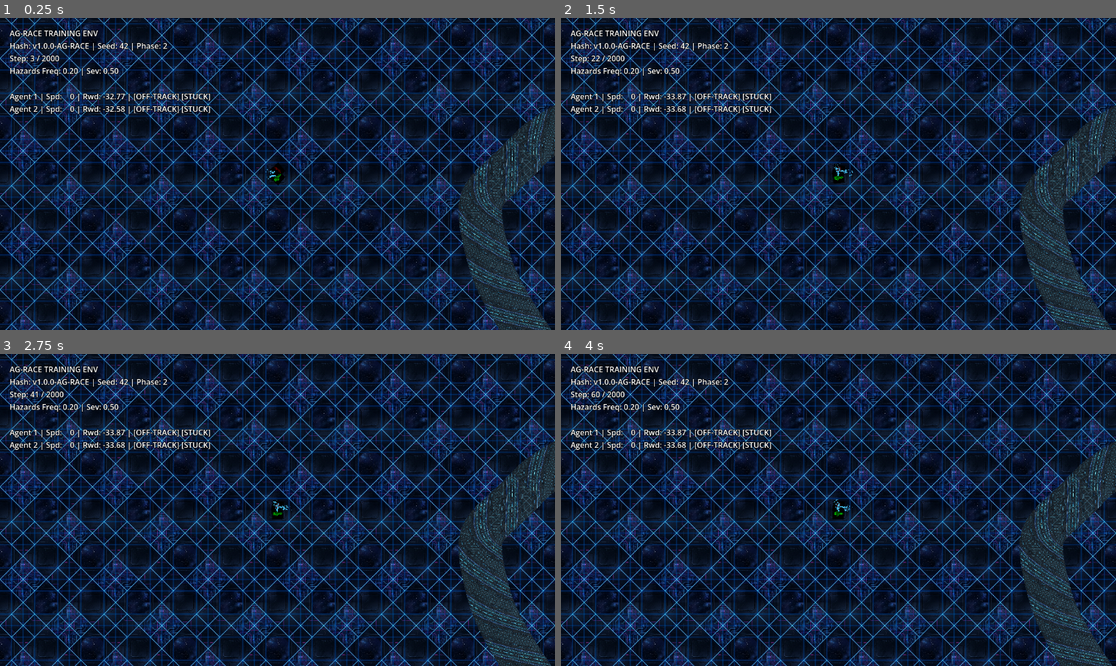
Above: before the commit, frames 1-4 (two rows, left to right).
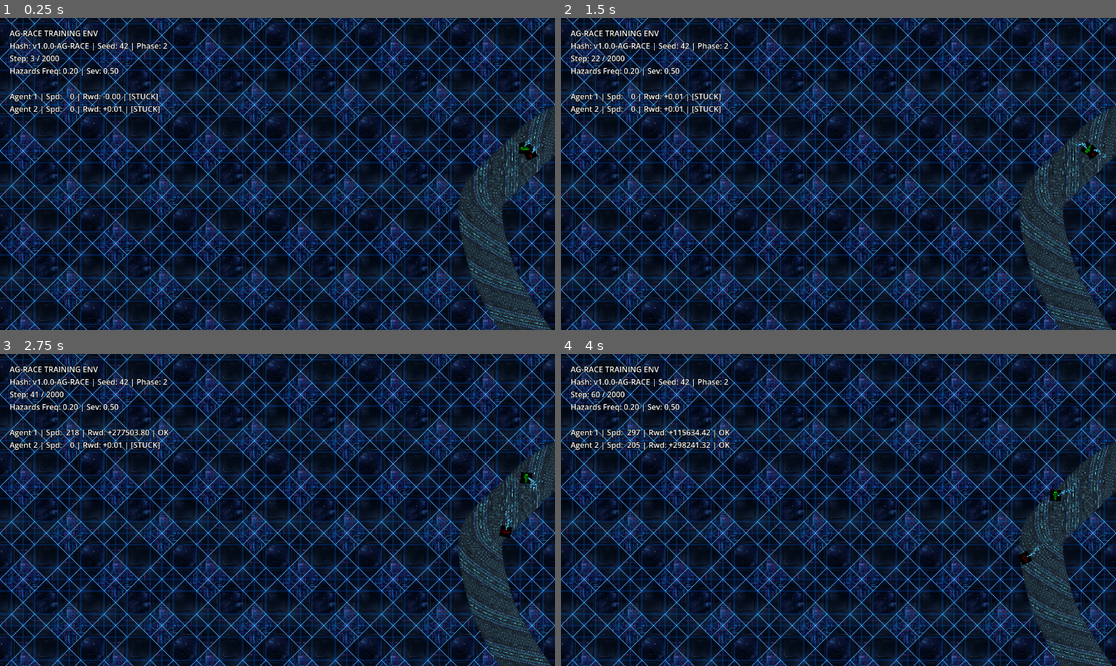
Above: after the commit, the same moments.

Repository: juanmanuelpriet/Jackpot-Jockeys
Game: Godot game, scene res://scenes/Race2D.tscn
Same seed, same stepped clock (60 frames per second), same inputs: the game is played once before the commit and once after it.
Inputs:
- Up to frame 1 (0.25 s): no input
- Up to frame 2 (1.5 s): no input
- Up to frame 3 (2.75 s): no input
- Up to frame 4 (4 s): no input

The runs differ from the first frame. In frame 1, 0.8% of the frame differs, in the area x 18-97%, y 24-54%; in frame 2, 0.8%; in frame 3, 1.0%; in frame 4, 1.1%, in the area x 11-93%, y 24-68%.

Commit message:
Fix spawn location: Force synchronous track geometry baking for Gym API

Diff:
--- a/hipodromo/scenes/Race2D.gd
+++ b/hipodromo/scenes/Race2D.gd
@@ -73,8 +73,9 @@
 	seed(env_config.base_seed)
 	print("[ag-race] Reset Env | Seed: %d | Config: %s | Agents: %d" % [env_config.base_seed, env_config.config_hash, env_config.num_agents])
 
-	# 2. Reconstrucción Semilla Estricta
+	# Reconstrucción Semilla Estricta
 	track_generator.generate_track(env_config.base_seed)
+	track_generator.build_visuals() # Forzar baking sincrónicamente para evitar transform nulo
 
 	for v in vehicles: if is_instance_valid(v): v.queue_free()
 	for b in brains: if is_instance_valid(b): b.queue_free()
